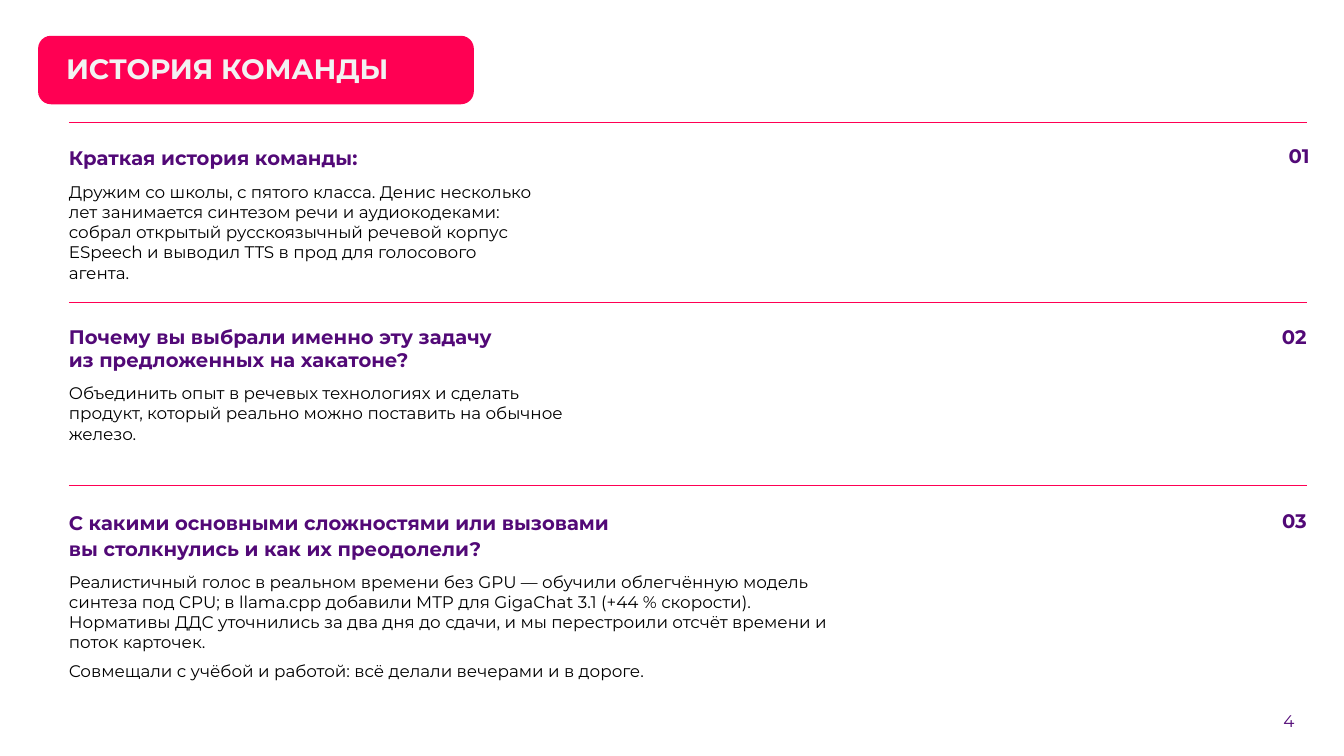
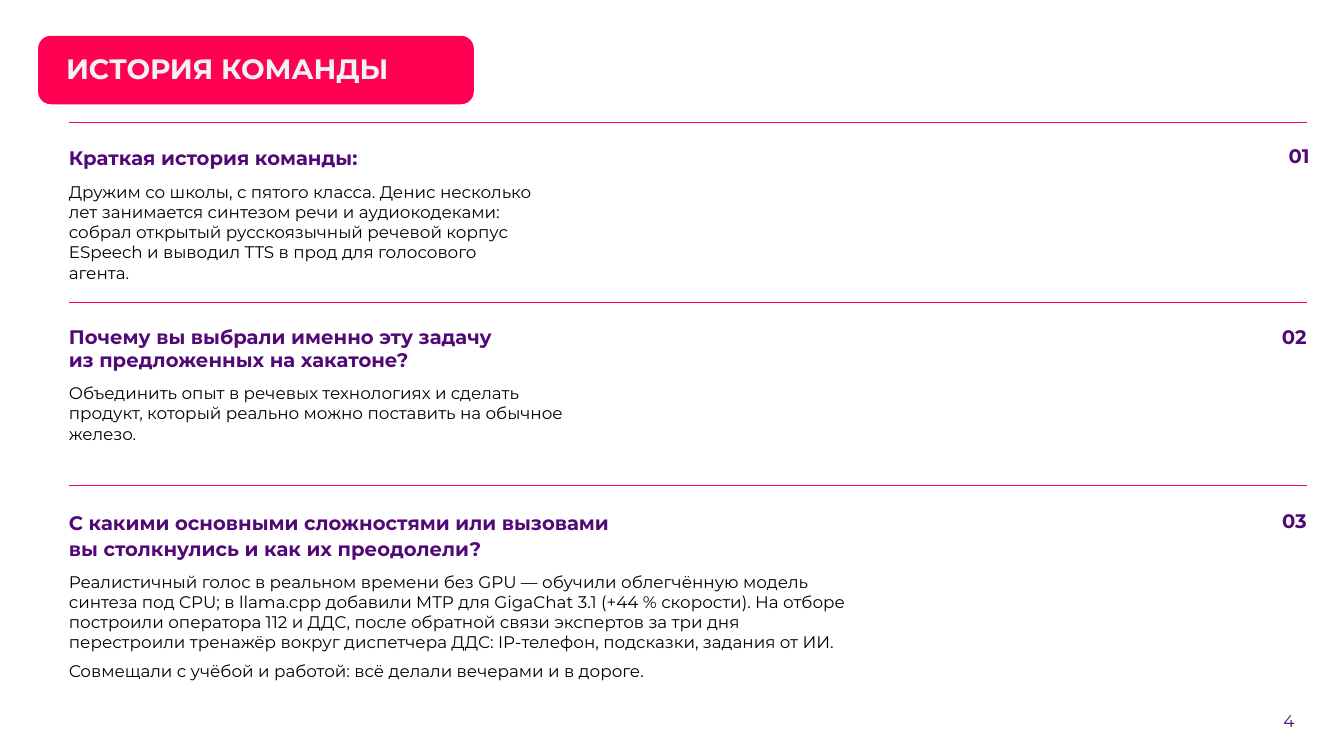
Before and after one commit to Den4ikAI/arm112-trainer, a slide deck: slide 4 of docs/презентация.pptx. Drawn at 1344x756 pixels with LibreOffice and Linux fonts; fonts in the diff are those of the drawing; background and template pictures are left out. Boxes give left, top, right and bottom in pixels: in the first picture for what was removed or moved away, otherwise in the second. Text is boxed around its words. In the diff, an @@ line names an element or a change of style, - is before the commit and + after.

```diff
--- a/docs/презентация.pptx
+++ b/docs/презентация.pptx
@@ text at bbox=[69, 575, 845, 652]: text changed @@
-Реалистичный голос в реальном времени без GPU — обучили облегчённую модель синтеза под CPU; в llama.cpp добавили MTP для GigaChat 3.1 (+44 % скорости). Нормативы ДДС уточнились за два дня до сдачи, и мы перестроили отсчёт времени и поток карточек.
+Реалистичный голос в реальном времени без GPU — обучили облегчённую модель синтеза под CPU; в llama.cpp добавили MTP для GigaChat 3.1 (+44 % скорости). На отборе построили оператора 112 и ДДС, после обратной связи экспертов за три дня перестроили тренажёр вокруг диспетчера ДДС: IP-телефон, подсказки, задания от ИИ.
```
Also in this commit, not shown: 4 other slides changed, 11 slides added, 21 slides removed, 14 other files.
